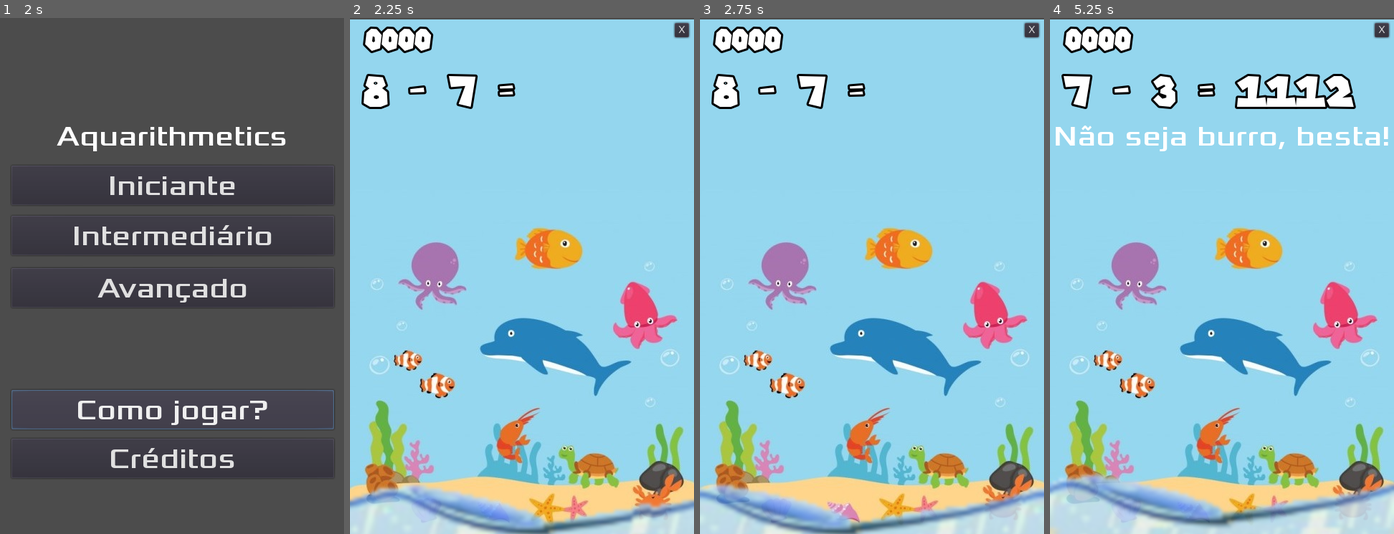
Above: before the commit, frames 1-4 (left to right).
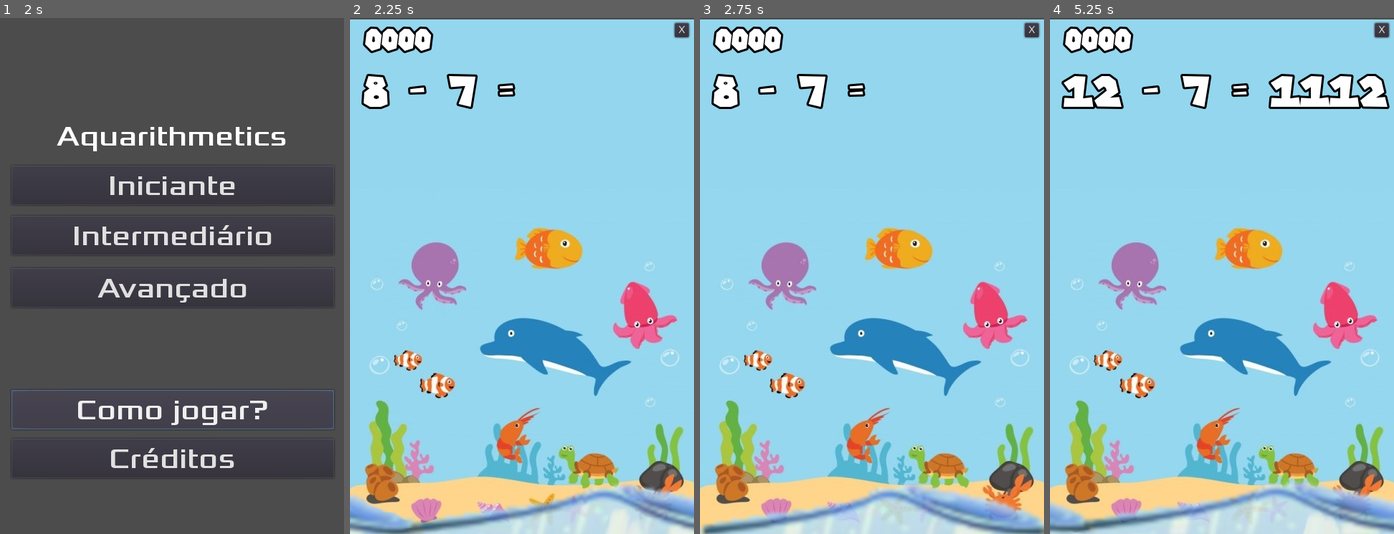
Above: after the commit, the same moments.

Repository: leandroruisjbv/aquarithmetics
Game: Godot game, scene res://cenas/Principal.tscn
Two runs of this game, one before a commit and one after it. Both use one fixed random seed, a clock stepped at 60 frames per second and the inputs below.
Inputs:
- Up to frame 1 (2 s): click "Como jogar?" at 0.5 s; click "Como jogar?" at 1.25 s
- Up to frame 2 (2.25 s): click "Iniciante" at 2 s
- Up to frame 3 (2.75 s): no input
- Up to frame 4 (5.25 s): tap Enter (ui_accept) at 2.75, 2.85, 3.02, 3.32, 3.77, 3.8, 4.07, 4.55 s; tap 0 at 3.6 s; hold 1 4.28-5.03 s; tap 2 at 5.1 s

Frame 1 is identical in both runs. In frame 2, 7.2% of the frame differs, in the area x 0-100%, y 90-100%; in frame 3, 7.3%; in frame 4, 12%, in the area x 0-100%, y 10-100%.

Commit message:
Tudo pronto
Mensagens de reforço são enviadas ao usuário conforme ele acerta

Diff:
--- a/cenas/Água.tscn
+++ b/cenas/Água.tscn
@@ -63,7 +63,7 @@
 position = Vector2( 0, 240 )
 frames = SubResource( 2 )
 animation = "ondulações"
-frame = 11
+frame = 3
 playing = true
 
 [node name="CollisionShape2D" type="CollisionShape2D" parent="Ondas"]
--- a/scripts/Jogador.gd
+++ b/scripts/Jogador.gd
@@ -67,8 +67,8 @@
 		delay -= delta
 
 	if Input.is_action_just_pressed('ui_accept'):
-		#if resposta : testa_resultado()
-		testa_resultado()
+		if resposta : testa_resultado()
+		#testa_resultado()
 
 
 # As funções daqui pra baixo, são funções de apoio e devem estar em ordem afabética
@@ -167,6 +167,10 @@
 		atualiza_display('.')
 
 func start(nivel: String) :
+	if nivel == "easy" : diff = 1
+	elif nivel == "medium" : diff = 2
+	elif nivel == "hard" : diff = 3
+
 	not_stoped = true
 	placar = 0
 	gera_questao()
--- a/scripts/Ondas.gd
+++ b/scripts/Ondas.gd
@@ -23,7 +23,7 @@
 	if not_stoped :
 		velocity = move_and_slide(velocity, Vector2.UP)
 		velocity.y += speed * gravity * delta
-		print(velocity.y)
+		#print(velocity.y)
 
 
 func processa_sinais(sinal: String):
--- a/scripts/Principal.gd
+++ b/scripts/Principal.gd
@@ -1,6 +1,7 @@
 # Script Principal
 extends Node2D
 
+var rng = RandomNumberGenerator.new()
 var combo = 0
 
 func _ready():
@@ -47,12 +48,38 @@
 func _on_HUD_quit_game():
 	quit_game()
 
-
 func _on_Agua_certo():
-	combo += combo
-	$HUD.show_message("Certa resposta")
+	combo += 1
+	$HUD.show_message(ofensa(false))
 	yield(get_tree().create_timer(1), "timeout")
 	$HUD/Mensagens.hide()
 
 func _on_Agua_errado():
-	$HUD.show_message("Não seja burro, besta!")
+	combo = 0
+	$HUD.show_message(ofensa(true))
+	yield(get_tree().create_timer(1), "timeout")
+	$HUD/Mensagens.hide()
+
+func ofensa(errou : bool):
+	var fraco = rng.randi_range(0, 3) # Mero feedback.
+	var regular = rng.randi_range(3, 6) # Um certo desdém...
+	var genio = rng.randi_range(6, 9) # Um belo elogio!
+
+	print(combo)
+	var array = ["Acertou!", "Isso", "Certinho", "correto", 4, 5, 6, 7, 8, 9]
+	array[4] = "Ah, acertou de novo?!"
+	array[5] = "Ui, acertante :p"
+	array[6] = "E o placar tá aumentando..."
+	array[7] = "Impossível, acertou mais uma!"
+	array[8] = "Ah, mulék!!!"
+	array[9] = "Genial!!!"
+	var msg = ""
+
+	if errou : msg = "Não seja burro, besta!"
+	else : # Combos do lol
+		if combo < 3 : msg = "%s" % array[fraco]
+		elif combo > 6 : msg = "%s" % array[genio]
+		else : msg = "%s" % array[regular]
+
+	return msg
+	pass
